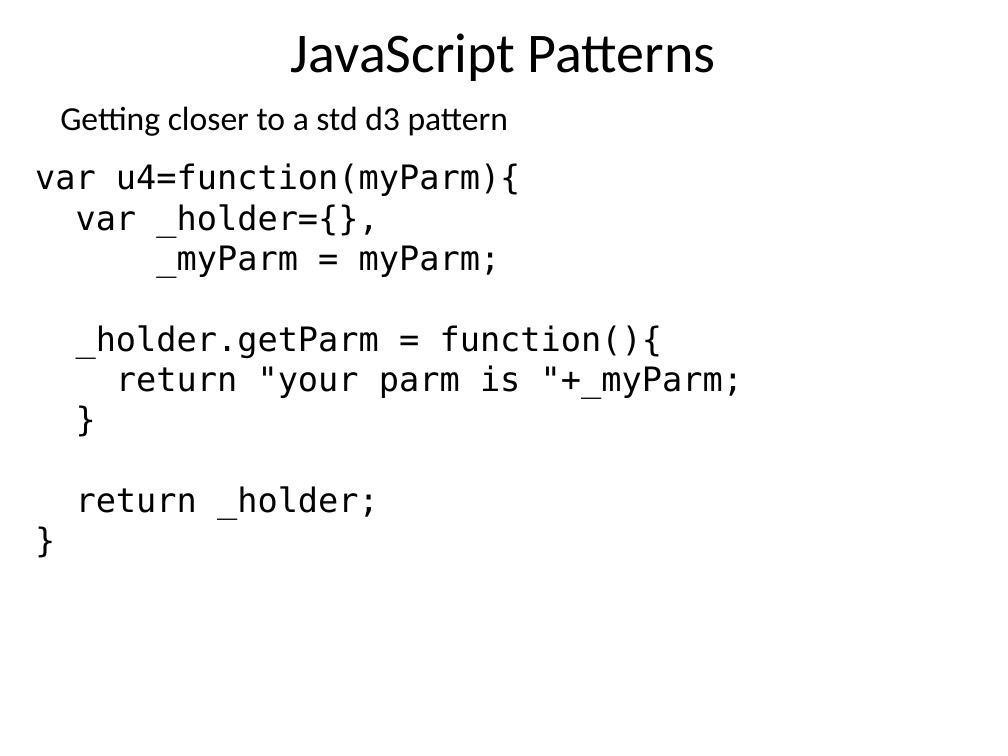
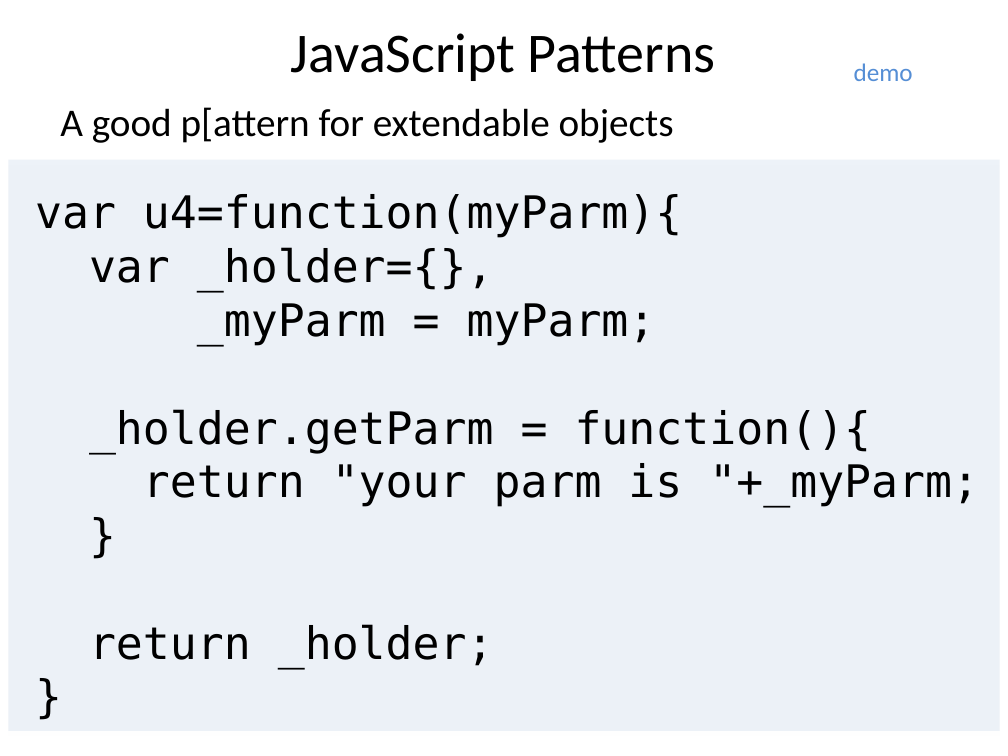
Before and after one commit to benralexander/lv, a slide deck: slide 44 of myD3_latest_c.ppt (slide 34 before the commit). Drawn at 1008x756 pixels with LibreOffice and Linux fonts; fonts in the diff are those of the drawing. Boxes give left, top, right and bottom in pixels: in the first picture for what was removed or moved away, otherwise in the second. Text is boxed around its words. In the diff, an @@ line names an element or a change of style, - is before the commit and + after.

```diff
--- a/myD3_latest_c.ppt
+++ b/myD3_latest_c.ppt
@@ text added at [854, 63, 913, 81], 18 pt, text #558ED5 @@
+demo
@@ text removed at [60, 106, 508, 136] @@
-Getting closer to a std d3 pattern
@@ text added at [60, 107, 674, 143], 28 pt, text #000000 @@
+A good p[attern for extendable objects
@@ rectangle added at [8, 159, 999, 731], fill #4F81BD at 10% opacity @@
@@ text "var u4=function(myParm){": place and size @@
-text "var u4=function(myParm){" at [35, 163, 743, 519]
+text "var u4=function(myParm){" at [35, 194, 979, 669]
@@ text "var u4=function(myParm){" at [35, 194, 979, 669]: size 24 to 32 pt @@
```
Also in this commit, not shown: 32 other slides changed, 9 slides added, 3 slides removed, 7 other files.
